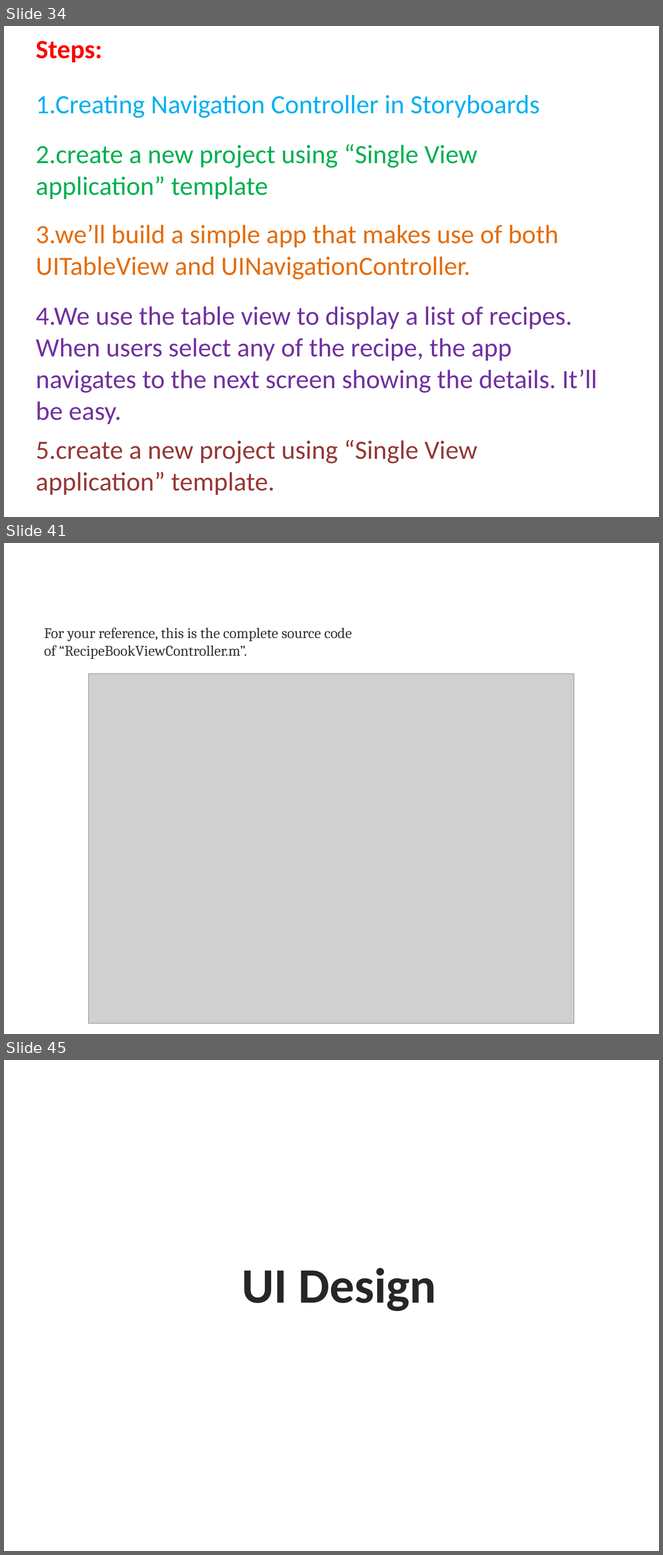
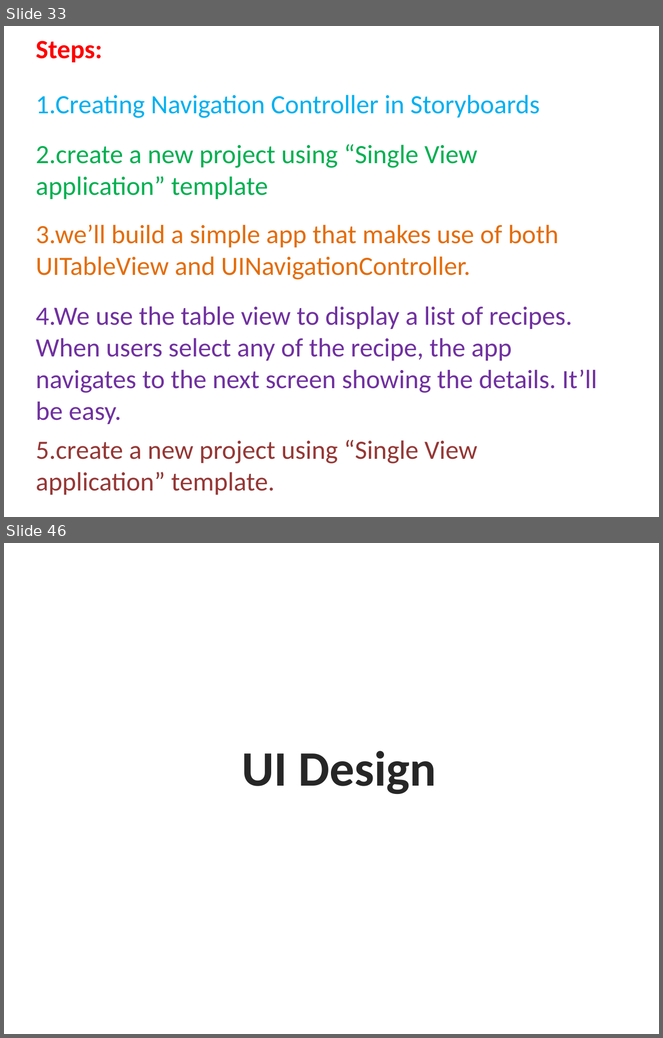
Before and after one commit to aminhngn/Course_Mobile_IOS, a slide deck: course/IOS_Module_02_ui_design.pptx. Shown one above the other, each under a label of ours: slides 34, 41 and 45 before the commit, slides 33 and 46 after it; the slides between them are not shown. The pictures are 663x1555 and 663x1038 pixels, drawn with LibreOffice and Linux fonts; fonts in the diff are those of the drawing; grey boxes stand for pictures. Boxes give left, top, right and bottom in pixels: in the first picture for what was removed or moved away, otherwise in the second. Text is boxed around its words. In the diff, an @@ line names an element or a change of style, - is before the commit and + after.

```diff
--- a/course/IOS_Module_02_ui_design.pptx
+++ b/course/IOS_Module_02_ui_design.pptx
@@ slide 41 removed at [4, 543, 659, 1034], background #FFFFFF @@
@@ text removed at [44, 627, 352, 659] @@
-For your reference, this is the complete source code of “RecipeBookViewController.m”.
@@ picture removed at [88, 674, 575, 1024] @@
@@ what was slide 34 is now slide 33 @@
@@ what was slide 45 is now slide 46 @@
```
Also in this commit, not shown: 19 slides changed, 7 slides added, 5 other slides removed.
